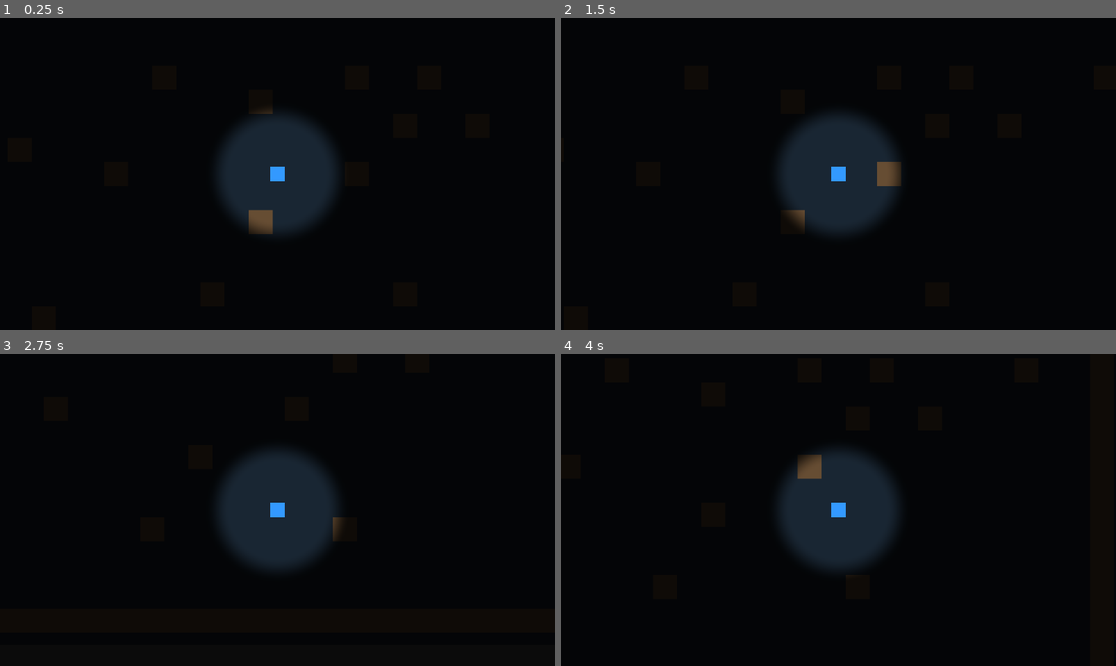
Above: before the commit, frames 1-4 (two rows, left to right).
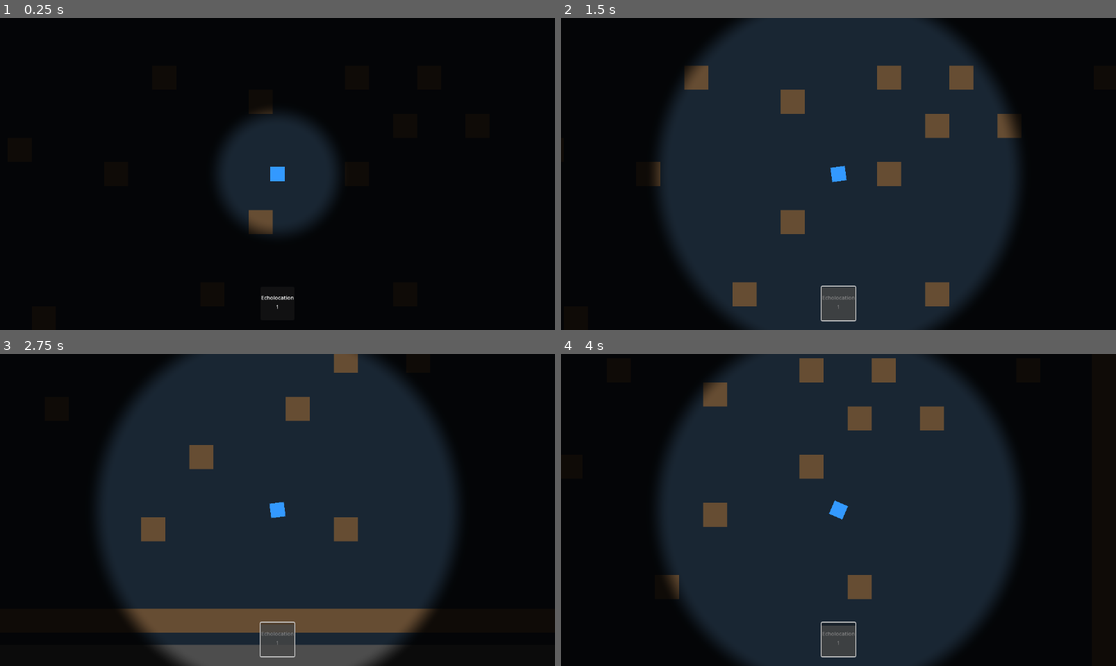
Above: after the commit, the same moments.

Repository: sabpdo/Echo-of-the-Dead
Game: Godot game, scene res://Main.tscn
The game is run twice, just before and just after one commit, with the same random seed, the same clock (stepped at 60 frames per second) and the same inputs.
Inputs (mouse positions are in pixels of both pictures, inside the frame that each line leads up to):
- Up to frame 1 (0.25 s): no input
- Up to frame 2 (1.5 s): click (838, 305) at 0.52 s; tap Enter at 1.25 s; move the mouse to (960, 158) at 1.27 s; hold Right (ui_right) from 1.28 s (still down); tap 1 at 1.35 s
- Up to frame 3 (2.75 s): tap Space at 2 s; move the mouse to (166, 525) at 2.02 s; release Right (ui_right) at 2.03 s; hold Down (ui_down) from 2.03 s (still down); tap 1 at 2.1 s
- Up to frame 4 (4 s): move the mouse to (894, 441) at 2.77 s; release Down (ui_down) at 2.78 s; hold Right (ui_right) 2.78-3.53 s; tap 1 at 2.85, 3.6 s; tap Enter at 3.5 s; move the mouse to (810, 572) at 3.52 s; hold Up (ui_up) from 3.53 s (still down)

The runs differ from the first frame. In frame 1, less than 0.1% of the frame differs, in the area x 47-53%, y 88-94%; in frame 2, 49%; in frame 3, 49%, in the area x 17-83%, y 0-100%; in frame 4, 49%.

Commit message:
Feat: Add echolocation and cooldown

Diff:
--- /dev/null
+++ b/EcholocationButton.gd
@@ -0,0 +1,96 @@
+extends Control
+
+@onready var button: Button = $EcholocationButton
+@onready var cooldown_overlay: ColorRect = $EcholocationButton/CooldownOverlay
+@onready var fog_controller = get_node("/root/Main/FogLayer/FogController")
+
+var cooldown_tween: Tween = null
+var stored_button_height: float = 0.0
+
+func _ready():
+	if button:
+		button.pressed.connect(_on_button_pressed)
+
+	# Connect to fog controller signals to update button state
+	if fog_controller:
+		fog_controller.cooldown_started.connect(_on_cooldown_started)
+		fog_controller.cooldown_finished.connect(_on_cooldown_finished)
+		fog_controller.echolocation_activated.connect(_on_echolocation_activated)
+		fog_controller.echolocation_deactivated.connect(_on_echolocation_deactivated)
+
+	# Initialize cooldown overlay as hidden
+	if cooldown_overlay:
+		cooldown_overlay.visible = false
+
+func _input(event):
+	if event is InputEventKey and event.pressed and event.keycode == KEY_1:
+		_try_activate_echolocation()
+
+func _on_button_pressed():
+	_try_activate_echolocation()
+
+func _try_activate_echolocation():
+	if fog_controller and fog_controller.is_echolocation_available():
+		fog_controller.activate_echolocation()
+
+func _on_cooldown_started():
+	if button:
+		button.disabled = true
+
+	# Show and animate cooldown overlay
+	if cooldown_overlay and button:
+		await get_tree().process_frame  # Wait for layout to update
+		var button_size = button.size
+
+		cooldown_overlay.visible = true
+		cooldown_overlay.size.x = button_size.x
+		cooldown_overlay.size.y = button_size.y
+
+		# Reset overlay to full height (covering entire button)
+		cooldown_overlay.position = Vector2(0, 0)
+
+		# Store the button height for animation
+		stored_button_height = button_size.y
+
+		# Animate the overlay from top to bottom (clears from top to bottom)
+		if cooldown_tween:
+			cooldown_tween.kill()
+
+		# Total cooldown duration (10s active + 30s cooldown = 40s total)
+		var total_cooldown_duration = 40.0
+		cooldown_tween = create_tween()
+		cooldown_tween.set_ease(Tween.EASE_OUT)
+		cooldown_tween.set_trans(Tween.TRANS_LINEAR)
+
+		# Animate from full coverage to no coverage, clearing from top to bottom
+		cooldown_tween.tween_method(_update_cooldown_overlay, 1.0, 0.0, total_cooldown_duration)
+
+func _update_cooldown_overlay(progress: float):
+	# progress goes from 1.0 (full gray) to 0.0 (no gray)
+	# To clear from top to bottom: overlay anchored at bottom, shrinks upward
+	# As progress decreases, overlay moves up and shrinks, revealing from top
+	if cooldown_overlay and button:
+		cooldown_overlay.size.x = button.size.x
+		cooldown_overlay.size.y = stored_button_height * progress
+		# Position moves up as overlay shrinks, keeping bottom edge at button bottom
+		# This makes it clear from top to bottom
+		cooldown_overlay.position.y = stored_button_height - (stored_button_height * progress)
+
+func _on_cooldown_finished():
+	if button:
+		button.disabled = false
+
+	if cooldown_overlay:
+		cooldown_overlay.visible = false
+
+	if cooldown_tween:
+		cooldown_tween.kill()
+		cooldown_tween = null
+
+func _on_echolocation_activated():
+	if button:
+		button.disabled = true
+
+func _on_echolocation_deactivated():
+	# Don't enable here - wait for cooldown to finish
+	pass
--- a/FogController.gd
+++ b/FogController.gd
@@ -5,6 +5,21 @@
 
 var view_radius: float = 150.0
 var soft_edge: float = 50.0
+
+# Echolocation parameters
+var base_view_radius: float = 150.0
+var echolocation_view_radius: float = 400.0
+var echolocation_duration: float = 10.0
+var echolocation_cooldown: float = 30.0
+var echolocation_active: bool = false
+var echolocation_on_cooldown: bool = false
+var echolocation_tween: Tween = null
+var cooldown_tween: Tween = null
+
+signal echolocation_activated
+signal echolocation_deactivated
+signal cooldown_started
+signal cooldown_finished
 
 func _ready():
 	# Set initial shader parameters
@@ -29,3 +44,58 @@
 			var player_screen_pos = viewport_size / 2.0
 			fog_material.set_shader_parameter("player_position", player_screen_pos)
 			fog_material.set_shader_parameter("viewport_size", viewport_size)
+
+func activate_echolocation():
+	if echolocation_active or echolocation_on_cooldown:
+		return false
+
+	echolocation_active = true
+	echolocation_on_cooldown = true
+	echolocation_activated.emit()
+	cooldown_started.emit()
+
+	# Start cooldown immediately (cooldown includes the active duration)
+	var total_cooldown_time = echolocation_duration + echolocation_cooldown
+
+	# Create tween for smooth transition to larger view radius
+	if echolocation_tween:
+		echolocation_tween.kill()
+
+	echolocation_tween = create_tween()
+	echolocation_tween.set_ease(Tween.EASE_IN_OUT)
+	echolocation_tween.set_trans(Tween.TRANS_SINE)
+
+	# Smoothly increase view radius
+	echolocation_tween.tween_method(set_view_radius, view_radius, echolocation_view_radius, 0.5)
+
+	# Wait for duration
+	await get_tree().create_timer(echolocation_duration).timeout
+
+	# Smoothly decrease view radius back to normal
+	echolocation_tween = create_tween()
+	echolocation_tween.set_ease(Tween.EASE_IN_OUT)
+	echolocation_tween.set_trans(Tween.TRANS_SINE)
+	echolocation_tween.tween_method(set_view_radius, echolocation_view_radius, base_view_radius, 0.5)
+
+	echolocation_active = false
+	echolocation_deactivated.emit()
+
+	# Continue cooldown (already started, just wait for remaining time)
+	await get_tree().create_timer(echolocation_cooldown).timeout
+
+	echolocation_on_cooldown = false
+	cooldown_finished.emit()
+
+	return true
+
+func set_view_radius(radius: float):
+	view_radius = radius
+	if fog_material:
+		fog_material.set_shader_parameter("view_radius", view_radius)
+
+func start_cooldown():
+	# This function is no longer used - cooldown is handled in activate_echolocation
+	pass
+
+func is_echolocation_available() -> bool:
+	return not echolocation_active and not echolocation_on_cooldown
--- a/Main.tscn
+++ b/Main.tscn
@@ -1,9 +1,10 @@
-[gd_scene load_steps=5 format=3 uid="uid://c3laxr6n4o5q6"]
+[gd_scene load_steps=6 format=3 uid="uid://c3laxr6n4o5q6"]
 
 [ext_resource type="PackedScene" uid="uid://b2j8wq5m3n4p5" path="res://Player.tscn" id="1_2"]
 [ext_resource type="Script" path="res://WallGenerator.gd" id="2_1"]
 [ext_resource type="Script" path="res://FogController.gd" id="3_1"]
 [ext_resource type="Shader" path="res://fog_shader.gdshader" id="4_1"]
+[ext_resource type="Script" path="res://EcholocationButton.gd" id="5_1"]
 
 [sub_resource type="ShaderMaterial" id="ShaderMaterial_1"]
 shader = ExtResource("4_1")
@@ -49,3 +50,68 @@
 grow_vertical = 2
 color = Color(0, 0, 0, 1)
 material = SubResource("ShaderMaterial_1")
+
+[node name="UILayer" type="CanvasLayer" parent="."]
+
+[node name="EcholocationButtonContainer" type="Control" parent="UILayer"]
+layout_mode = 3
+anchors_preset = 8
+anchor_left = 0.5
+anchor_top = 1.0
+anchor_right = 0.5
+anchor_bottom = 1.0
+offset_left = -35.0
+offset_top = -90.0
+offset_right = 35.0
+offset_bottom = -20.0
+grow_horizontal = 2
+grow_vertical = 0
+script = ExtResource("5_1")
+
+[node name="EcholocationButton" type="Button" parent="UILayer/EcholocationButtonContainer"]
+layout_mode = 1
+anchors_preset = 15
+anchor_right = 1.0
+anchor_bottom = 1.0
+grow_horizontal = 2
+grow_vertical = 2
+theme_override_font_sizes/font_size = 16
+text = ""
+flat = false
+
+[node name="VBoxContainer" type="VBoxContainer" parent="UILayer/EcholocationButtonContainer/EcholocationButton"]
+layout_mode = 1
+anchors_preset = 8
+anchor_left = 0.5
+anchor_top = 0.5
+anchor_right = 0.5
+anchor_bottom = 0.5
+offset_left = -25.0
+offset_top = -20.0
+offset_right = 25.0
+offset_bottom = 20.0
+grow_horizontal = 2
+grow_vertical = 2
+
+[node name="EcholocationLabel" type="Label" parent="UILayer/EcholocationButtonContainer/EcholocationButton/VBoxContainer"]
+layout_mode = 2
+theme_override_font_sizes/font_size = 11
+text = "Echolocation"
+horizontal_alignment = 1
+
+[node name="NumberLabel" type="Label" parent="UILayer/EcholocationButtonContainer/EcholocationButton/VBoxContainer"]
+layout_mode = 2
+theme_override_font_sizes/font_size = 10
+text = "1"
+horizontal_alignment = 1
+
+[node name="CooldownOverlay" type="ColorRect" parent="UILayer/EcholocationButtonContainer/EcholocationButton"]
+layout_mode = 1
+anchors_preset = 15
+anchor_right = 1.0
+anchor_bottom = 1.0
+grow_horizontal = 2
+grow_vertical = 2
+color = Color(0.3, 0.3, 0.3, 0.7)
+mouse_filter = 2
+visible = false
--- a/Player.gd
+++ b/Player.gd
@@ -22,3 +22,7 @@
 
 	# Move the player
 	move_and_slide()
+
+	# Face the cursor
+	var mouse_pos = get_global_mouse_position()
+	look_at(mouse_pos)
Not shown, added: EcholocationButton.gd.uid
